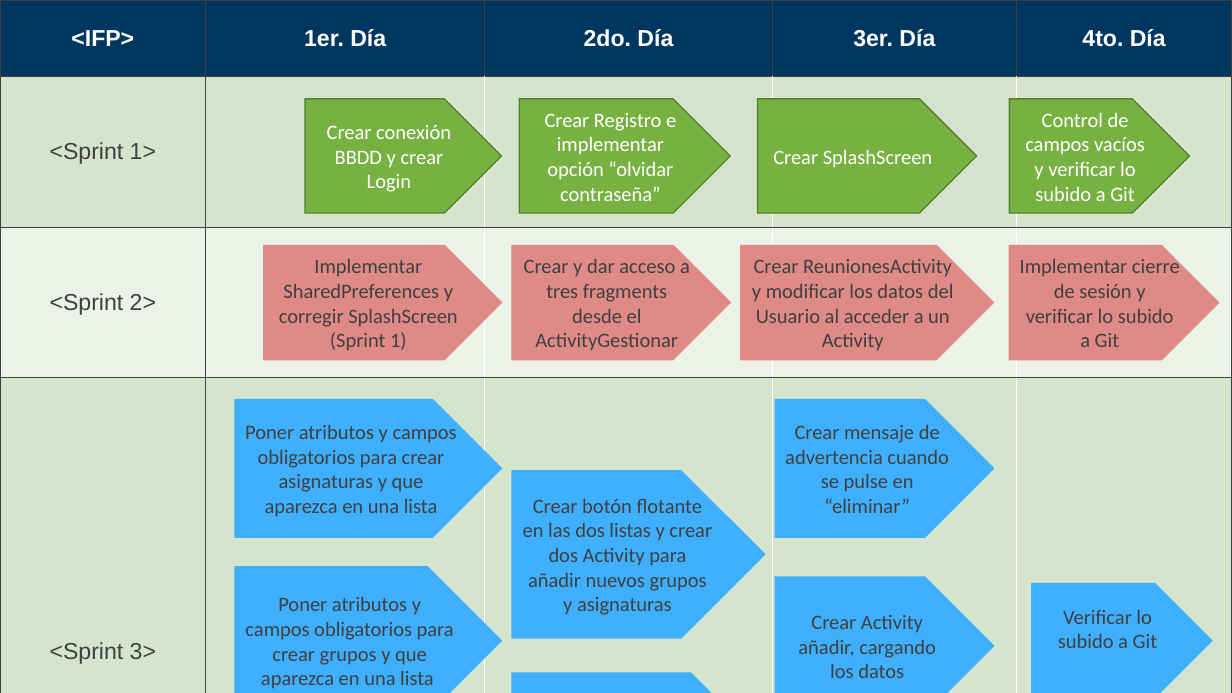
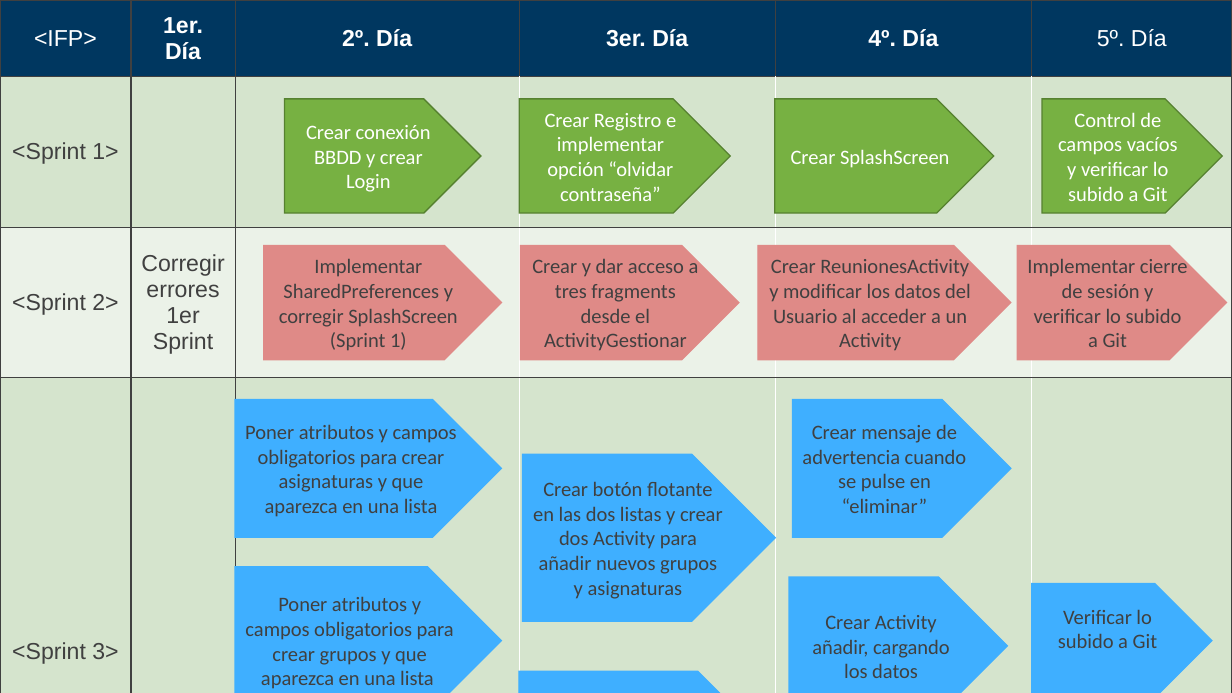
Before and after one commit to AgBasilio/FCT, a slide deck: slide 2 of SCRUM/Hoja de ruta del producto.pptx. Drawn at 1232x693 pixels with LibreOffice and Linux fonts; fonts in the diff are those of the drawing. Boxes give left, top, right and bottom in pixels: in the first picture for what was removed or moved away, otherwise in the second. Text is boxed around its words. In the diff, an @@ line names an element or a change of style, - is before the commit and + after.

```diff
--- a/SCRUM/Hoja de ruta del producto.pptx
+++ b/SCRUM/Hoja de ruta del producto.pptx
@@ table at bbox=[0, 0, 1232, 668] @@
-column 2: 1er. Día |  |  |  | 
+column 2: 1er. / Día |  | Corregir errores 1er Sprint |  | Corregir errores 3er Sprint
-column 3, row 1: 2do. Día
+column 3, row 1: 2º. Día
-column 5: 4to. Día |  |  |  | 
+column 5: 4º. Día |  |  |  | 
+column 6: 5º. Día |  |  |  | 
@@ pentagon arrow "Crear conexión BBDD y crear ...": place and size @@
-pentagon arrow "Crear conexión BBDD y crear ..." at bbox=[305, 99, 502, 213]
+pentagon arrow "Crear conexión BBDD y crear ..." at bbox=[285, 99, 482, 213]
@@ 3 pentagon arrows: place and size @@
-3 pentagon arrows at bbox=[741, 99, 994, 693]
+3 pentagon arrows at bbox=[758, 99, 1011, 693]
@@ pentagon arrow "Control de campos vacíos y ...": place and size @@
-pentagon arrow "Control de campos vacíos y ..." at bbox=[1009, 99, 1189, 213]
+pentagon arrow "Control de campos vacíos y ..." at bbox=[1043, 99, 1223, 213]
@@ pentagon arrow "Crear y dar acceso a ...": place and size @@
-pentagon arrow "Crear y dar acceso a ..." at bbox=[512, 246, 730, 360]
+pentagon arrow "Crear y dar acceso a ..." at bbox=[520, 246, 738, 360]
@@ pentagon arrow "Implementar cierre de sesión y ...": place and size @@
-pentagon arrow "Implementar cierre de sesión y ..." at bbox=[1009, 246, 1218, 360]
+pentagon arrow "Implementar cierre de sesión y ..." at bbox=[1018, 246, 1226, 360]
@@ pentagon arrow "Crear mensaje de advertencia cuando ...": place and size @@
-pentagon arrow "Crear mensaje de advertencia cuando ..." at bbox=[775, 399, 994, 537]
+pentagon arrow "Crear mensaje de advertencia cuando ..." at bbox=[793, 399, 1011, 537]
@@ pentagon arrow "Crear botón flotante en las ...": place and size @@
-pentagon arrow "Crear botón flotante en las ..." at bbox=[512, 471, 765, 639]
+pentagon arrow "Crear botón flotante en las ..." at bbox=[522, 455, 775, 622]
@@ pentagon arrow "Crear menú para indicar si ...": place and size @@
-pentagon arrow "Crear menú para indicar si ..." at bbox=[512, 673, 765, 693]
+pentagon arrow "Crear menú para indicar si ..." at bbox=[519, 672, 773, 693]
```
Also in this commit, not shown: 7 other files.
